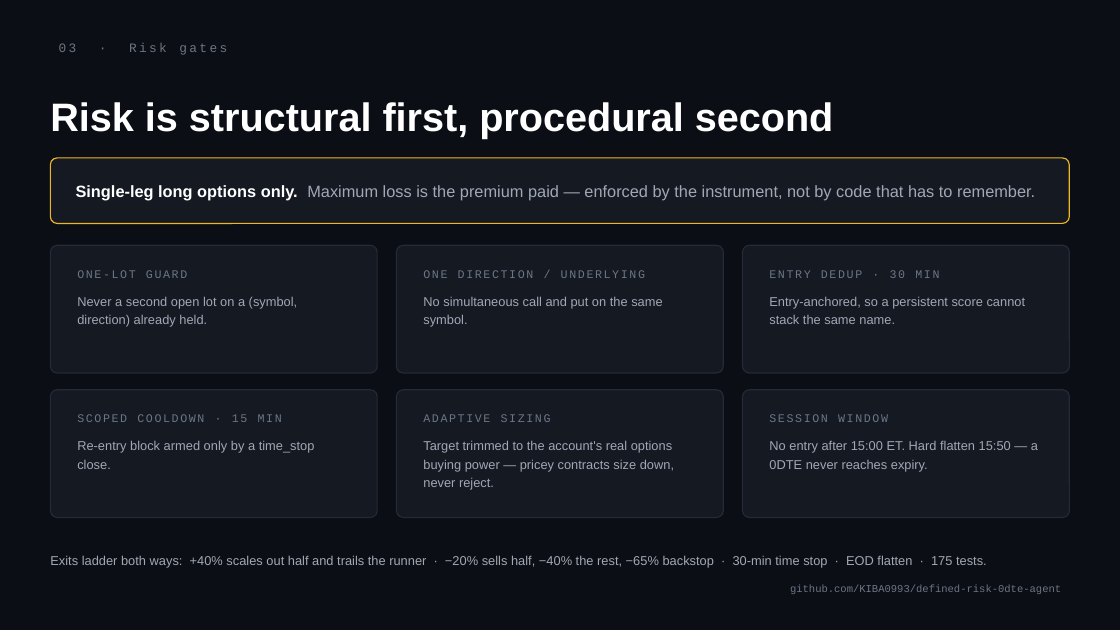
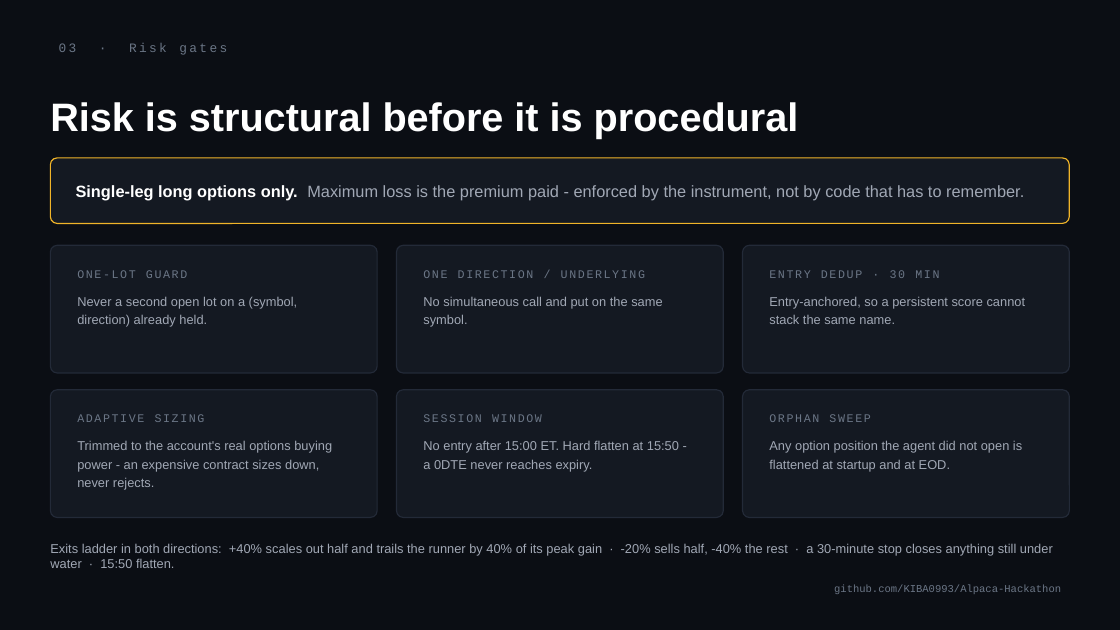
Before and after one commit to KIBA0993/Alpaca-Hackathon, a slide deck: slide 4 of assets/deck.pptx. Drawn at 1120x630 pixels with LibreOffice and Linux fonts; fonts in the diff are those of the drawing. Boxes give left, top, right and bottom in pixels: in the first picture for what was removed or moved away, otherwise in the second. Text is boxed around its words. In the diff, an @@ line names an element or a change of style, - is before the commit and + after.

```diff
--- a/assets/deck.pptx
+++ b/assets/deck.pptx
@@ text at [50, 102, 799, 138]: text changed @@
-Risk is structural first, procedural second
+Risk is structural before it is procedural
@@ text at [76, 185, 1024, 200]: text changed @@
-Single-leg long options only. Maximum loss is the premium paid — enforced by the instrument, not by code that has to remember.
+Single-leg long options only. Maximum loss is the premium paid - enforced by the instrument, not by code that has to remember.
@@ text at [77, 414, 205, 422]: text changed @@
-SCOPED COOLDOWN · 15 MIN
+ADAPTIVE SIZING
@@ text at [423, 414, 542, 422]: text changed @@
-ADAPTIVE SIZING
+SESSION WINDOW
@@ text at [769, 414, 870, 422]: text changed @@
-SESSION WINDOW
+ORPHAN SWEEP
@@ text at [77, 440, 332, 490]: text changed @@
-Re-entry block armed only by a time_stop close.
+Trimmed to the account's real options buying power - an expensive contract sizes down, never rejects.
@@ text at [423, 441, 679, 472]: text changed @@
-Target trimmed to the account's real options buying power — pricey contracts size down, never reject.
+No entry after 15:00 ET. Hard flatten at 15:50 - a 0DTE never reaches expiry.
@@ text at [769, 440, 1022, 472]: text changed @@
-No entry after 15:00 ET. Hard flatten 15:50 — a 0DTE never reaches expiry.
+Any option position the agent did not open is flattened at startup and at EOD.
@@ text at [50, 543, 1053, 568]: text changed @@
-Exits ladder both ways: +40% scales out half and trails the runner · −20% sells half, −40% the rest, −65% backstop · 30-min time stop · EOD flatten · 175 tests.
+Exits ladder in both directions: +40% scales out half and trails the runner by 40% of its peak gain · -20% sells half, -40% the rest · a 30-minute stop closes anything still under water · 15:50 flatten.
@@ text at [834, 584, 1061, 594]: text changed @@
-github.com/KIBA0993/defined-risk-0dte-agent
+github.com/KIBA0993/Alpaca-Hackathon
```
Also in this commit, not shown: 6 other slides changed, 1 slide added, 1 slide removed, 5 other files.
